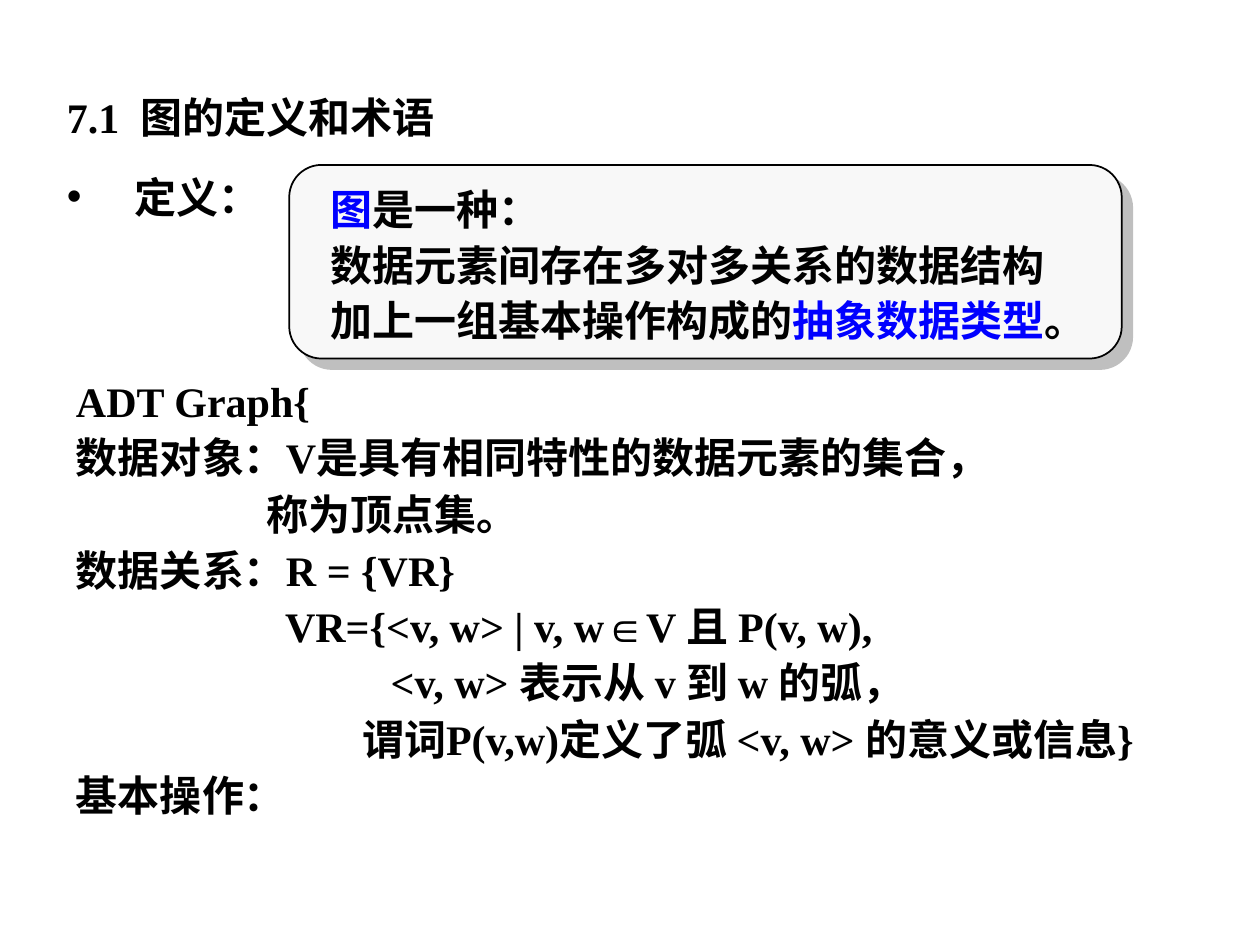
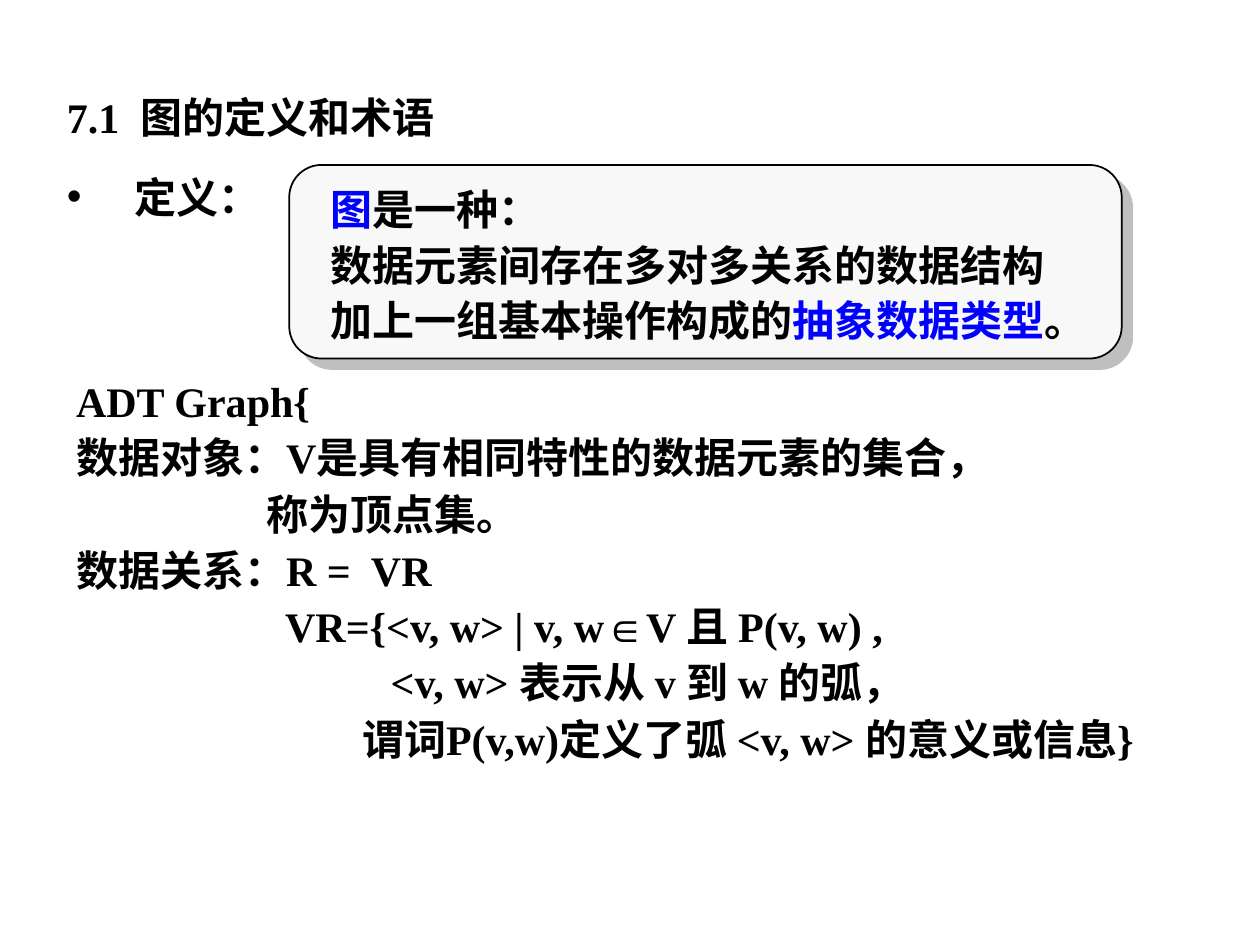
Before and after one commit to Gempittance/Data_Structur_Build, a slide deck: slide 4 of 数据结构PPT/ds7.pptx. Drawn at 1260x945 pixels with LibreOffice and Linux fonts; fonts in the diff are those of the drawing; background and template pictures are left out. Boxes give left, top, right and bottom in pixels: in the first picture for what was removed or moved away, otherwise in the second. Text is boxed around its words. In the diff, an @@ line names an element or a change of style, - is before the commit and + after.

```diff
--- a/数据结构PPT/ds7.pptx
+++ b/数据结构PPT/ds7.pptx
@@ text at <box>76,550,861,651</box>: text changed @@
-数据关系：R = {VR}
-VR={<v, w> | v, w∈V 且 P(v, w),
+数据关系：R = VR
+VR={<v, w> | v, w∈V 且 P(v, w) ,
@@ text at <box>76,775,286,815</box>: paragraph removed @@
-基本操作：
```
Also in this commit, not shown: 4 other slides changed, 2 slides added.
